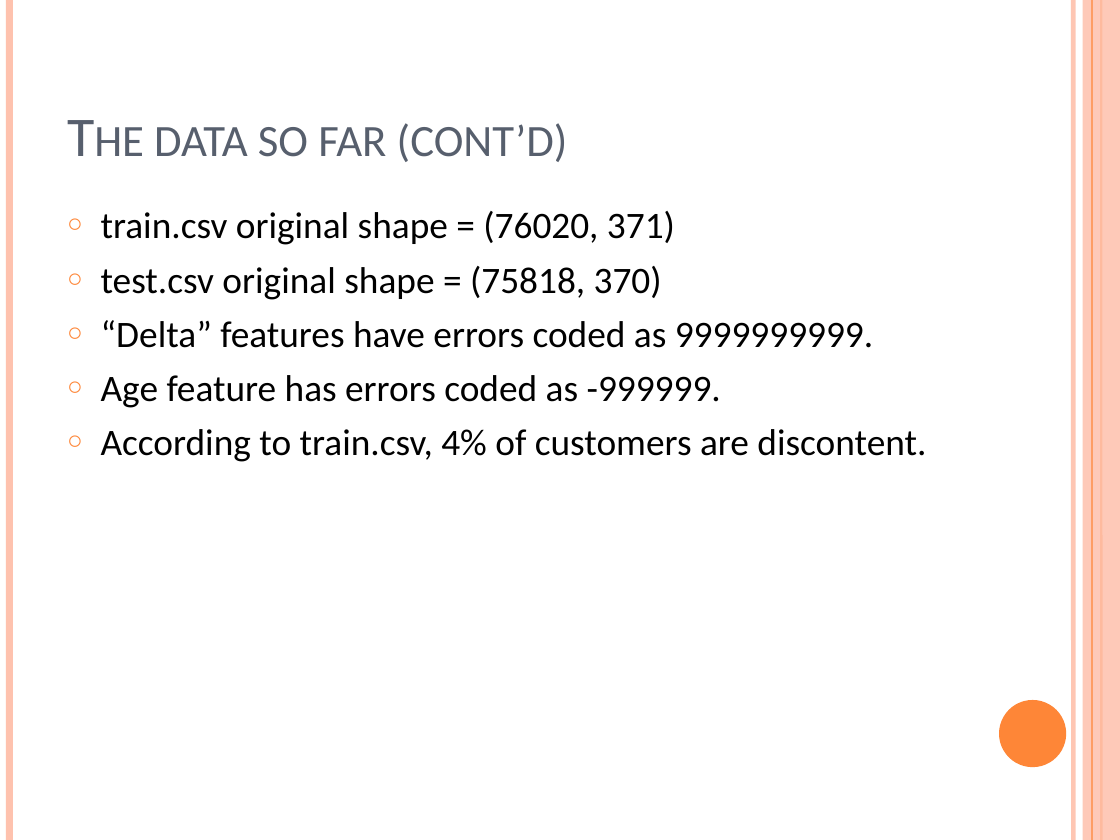
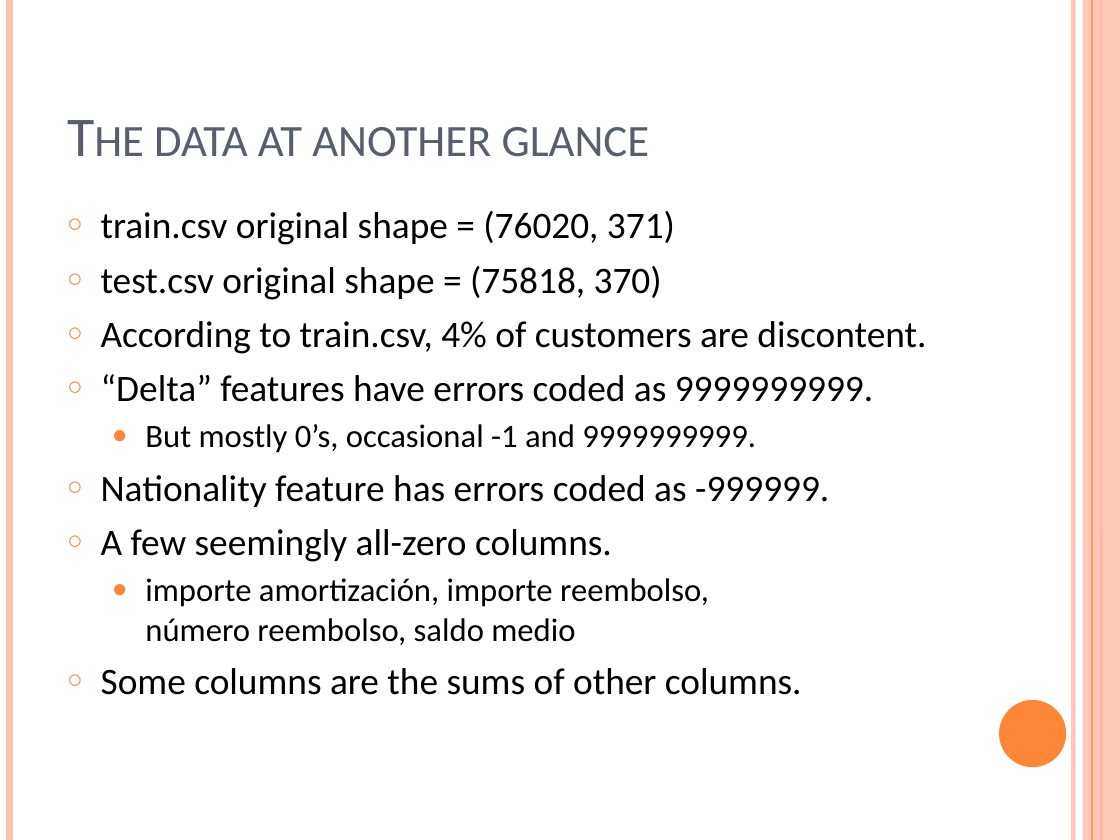
Before and after one commit to sketchychen/kaggle_santander, a slide deck: slide 6 of santander_comp.pptx (slide 5 before the commit). Drawn at 1120x840 pixels with LibreOffice and Linux fonts; fonts in the diff are those of the drawing. Boxes give left, top, right and bottom in pixels: in the first picture for what was removed or moved away, otherwise in the second. Text is boxed around its words. In the diff, an @@ line names an element or a change of style, - is before the commit and + after.

```diff
--- a/santander_comp.pptx
+++ b/santander_comp.pptx
@@ title at <box>154,127,650,157</box>: text changed @@
-The data so far (cont’d)
+The data at another glance
@@ text at <box>101,321,926,354</box>: paragraph added @@
+○ According to train.csv, 4% of customers are discontent.
@@ text at <box>101,424,829,695</box>: text changed @@
-○ Age feature has errors coded as -999999.
-○ According to train.csv, 4% of customers are discontent.
+  ● But mostly 0’s, occasional -1 and 9999999999.
+○ Nationality feature has errors coded as -999999.
+○ A few seemingly all-zero columns.
+  ● importe amortización, importe reembolso, número reembolso, saldo medio
+○ Some columns are the sums of other columns.
```
Also in this commit, not shown: 3 other slides changed, 5 slides added, 1 other file.
